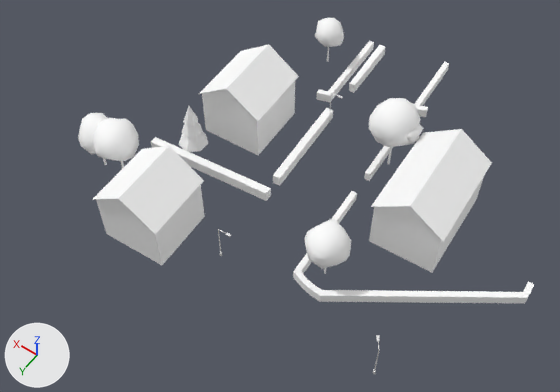
Two versions of the glTF model cities/arlov-borggatan/pack/tiles/c2_3.glb, one commit apart.
One viewpoint serves both versions: a camera (50 mm lens) standing at (108.4, 266.0, 87.4) and looking at (144.8, 215.0, 7.4). The lights are fixed; the arrows at lower left show +X, +Y and +Z. The picture after the commit comes second. Where no turn or scale is listed for an object, it has been applied to the vertices. Vertices at exactly the same position are counted once.

In view in the first picture: 'SM_Building_w208664690', 'SM_Building_w208664702', 'SM_Building_w208664734', 'SM_Trees_2_3', 'SM_Wall_Hedge_2_3' and 1 more.
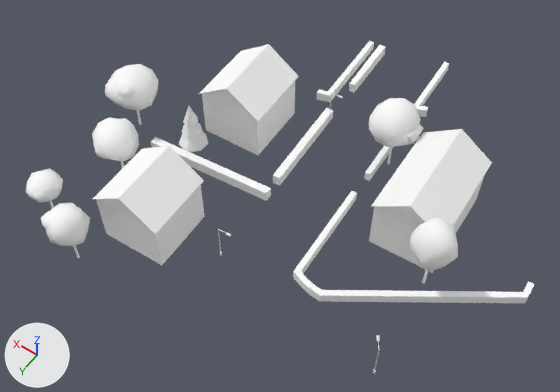
The newer file is also turned or shifted as a whole; pictures and numbers use the older file's frame.

What differs and where, as boxes [x1, y1, x2, y2] in the pictures (560 x 392 px; the box of a moved part takes in the faces that stretch with it):
'SM_Trees_2_3', reshaped (25% wider, 14% shorter)
    before: [78, 18, 424, 274]
    after: [25, 64, 458, 284]
part 1 of me_sm_trees_2_3, moved or reshaped
    before: [324, 268, 326, 274]
    after: [422, 270, 428, 284]
part 2 of me_sm_trees_2_3, moved or reshaped
    before: [103, 158, 107, 165]
    after: [73, 246, 80, 258]
part 3 of me_sm_trees_2_3, moved or reshaped
    before: [327, 47, 329, 62]
    after: [137, 110, 142, 125]
part 4 of me_sm_trees_2_3, deleted
    before: [78, 18, 351, 269]
part 5 of me_sm_trees_2_3, added
    after: [25, 169, 90, 246]
part 6 of me_sm_trees_2_3, added
    after: [410, 217, 458, 272]
part 7 of me_sm_trees_2_3, added
    after: [105, 64, 158, 111]

Diff of the bpy script that builds the scene:
```diff
--- a/cities/arlov-borggatan/pack/tiles/c2_3.glb.py
+++ b/cities/arlov-borggatan/pack/tiles/c2_3.glb.py
@@ me_sm_trees_2_3 @@
 # used by ob_sm_trees_2_3; location = (151.5, 205.28, 10.43)
-me_sm_trees_2_3.from_pydata(...)  # 726 vertices, 1293 faces; spans x -20.4..20.4, y -20.6..20.6, z -5.9..5.9
+me_sm_trees_2_3.from_pydata(...)  # 864 vertices, 1545 faces; spans x -31.1..22.5, y -8.9..33.6, z -5.8..6.7
+# me_sm_trees_2_3 part 1: the loose piece of 12 vertices spanning x -17.5..-17.2, y 14.9..15.1, z -5.2..-1.3 is scaled about its middle by (1.29, 1.29, 1.27), then moved by (-10.7, -5.9, 0.5)
+# me_sm_trees_2_3 part 2: the loose piece of 12 vertices spanning x 17.4..17.7, y 17.5..17.8, z -5.8..-1.9 is scaled about its middle by (0.906, 0.91, 1.08), then moved by (-8.1, 13.5, 0.5)
+# me_sm_trees_2_3 part 3: the loose piece of 12 vertices spanning x 3.9..4.3, y -18.4..-18.1, z -5.9..-2.5 is scaled about its middle by (1.25, 1.24, 1.32), then moved by (14.7, 27.2, 0.6)
+# me_sm_trees_2_3 part 4: 9 loose pieces with 378 vertices, spanning x -20.4..20.4, y -20.6..20.6, z -2.4..3.7, are deleted
+# me_sm_trees_2_3 part 5: 252 vertices added at x 6.7..20.2, y 24.9..33.6, z -2.6..4.1
+# me_sm_trees_2_3 part 6: 126 vertices added at x -31.1..-25.1, y 6.1..12.2, z -0.7..6.7
+# me_sm_trees_2_3 part 7: 126 vertices added at x 15.2..22.5, y 5.5..12.5, z -1.4..4.9
+# other edits to the shape of me_sm_trees_2_3 do not show in these pictures
 me_sm_trees_2_3.materials.append(mat_m_bark_wood)
```
